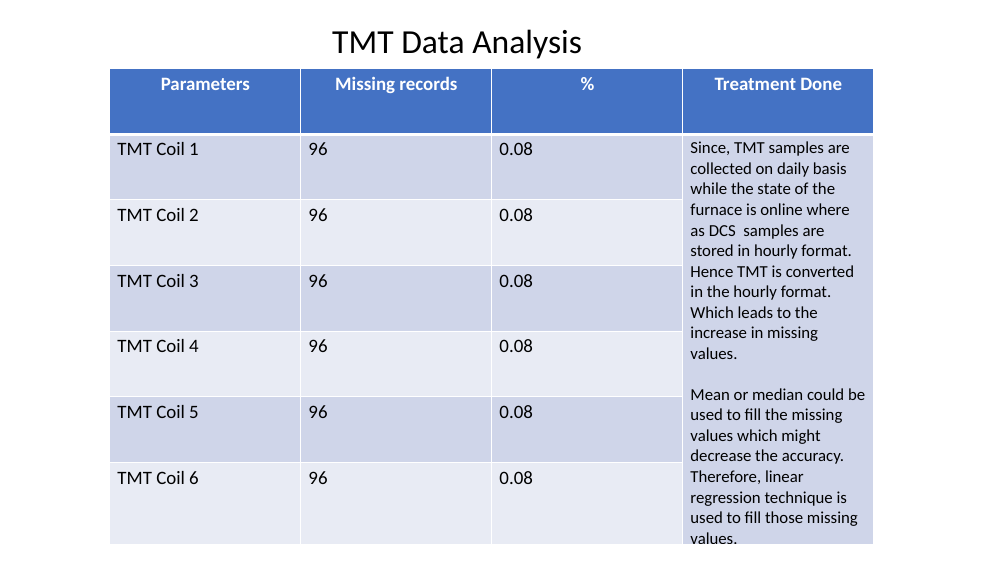
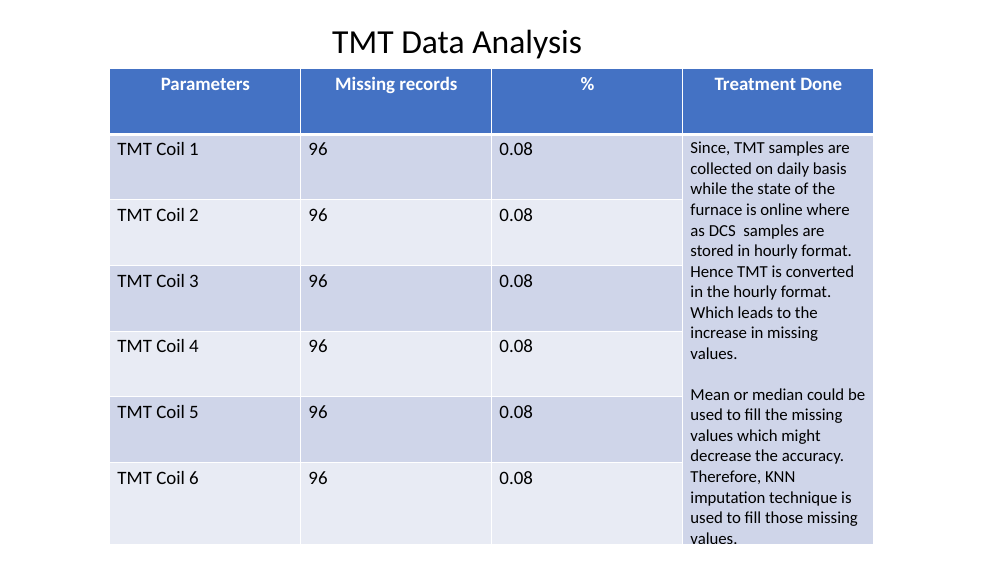
Before and after one commit to SabyasachiBhadra/CAP_106, a slide deck: slide 4 of CAP_106_Research_Env/EDA_Report/New Microsoft PowerPoint Presentation.pptx. Drawn at 1008x567 pixels with LibreOffice and Linux fonts; fonts in the diff are those of the drawing. Boxes give left, top, right and bottom in pixels: in the first picture for what was removed or moved away, otherwise in the second. Text is boxed around its words. In the diff, an @@ line names an element or a change of style, - is before the commit and + after.

```diff
--- a/CAP_106_Research_Env/EDA_Report/New Microsoft PowerPoint Presentation.pptx
+++ b/CAP_106_Research_Env/EDA_Report/New Microsoft PowerPoint Presentation.pptx
@@ table at [110,69,875,552] @@
-row 2, column 4: Since, TMT samples are collected on daily basis while the state of the furnace is online where as DCS samples are stored in hourly format. Hence TMT is converted in the hourly format. Which leads to the increase in missing values. / Mean or median could be used to fill the missing values which might decrease the accuracy. / Therefore, linear regression technique is used to fill those missing values.
+row 2, column 4: Since, TMT samples are collected on daily basis while the state of the furnace is online where as DCS samples are stored in hourly format. Hence TMT is converted in the hourly format. Which leads to the increase in missing values. / Mean or median could be used to fill the missing values which might decrease the accuracy. / Therefore, KNN imputation technique is used to fill those missing values.
```
Also in this commit, not shown: 7 other slides changed, 6 slides added, 32 other files.
